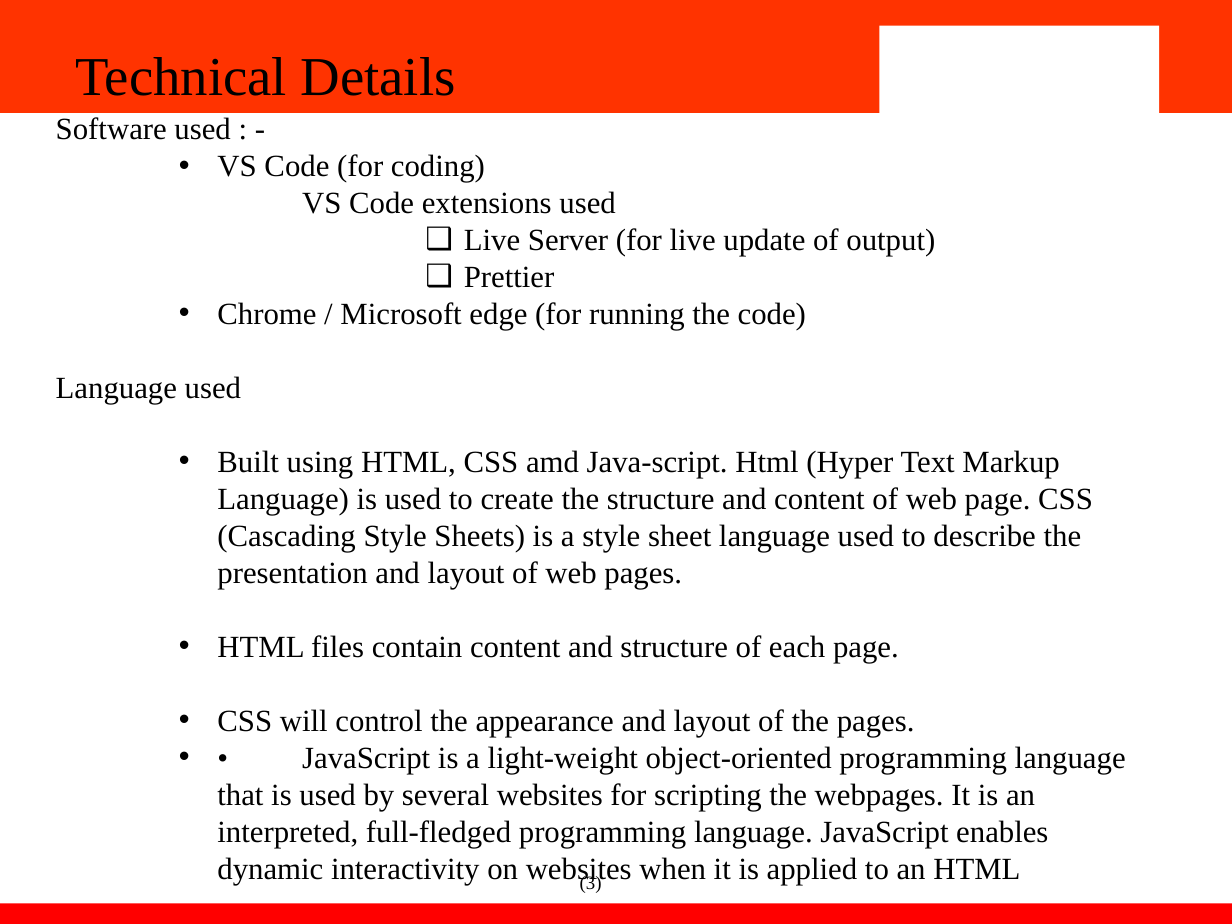
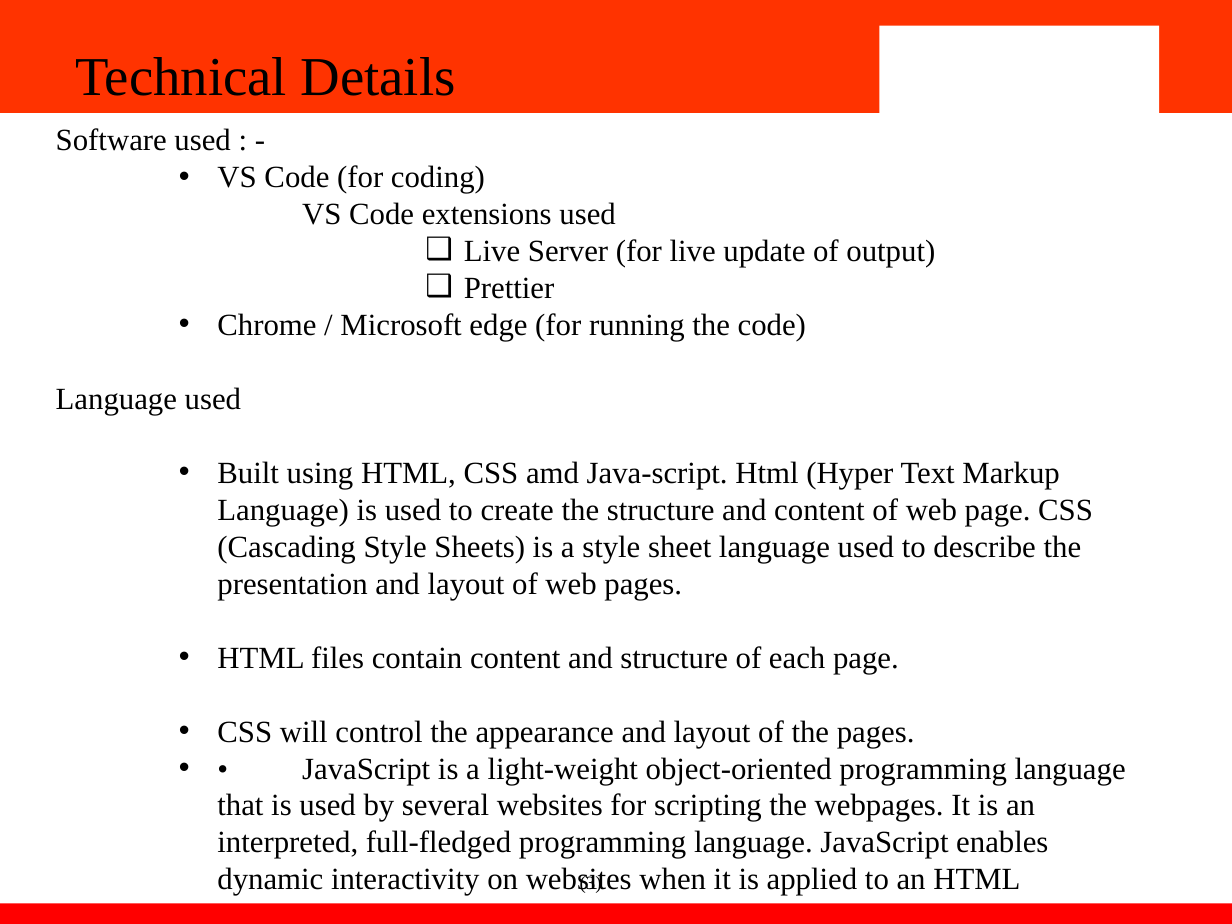
Before and after one commit to Ishaan1106/tribute-page, a slide deck: slide 5 of Fee presentation.pptx. Drawn at 1232x924 pixels with LibreOffice and Linux fonts; fonts in the diff are those of the drawing; background and template pictures are left out. Boxes give left, top, right and bottom in pixels: in the first picture for what was removed or moved away, otherwise in the second. Text is boxed around its words. In the diff, an @@ line names an element or a change of style, - is before the commit and + after.

```diff
--- a/Fee presentation.pptx
+++ b/Fee presentation.pptx
@@ text "Software used : -": place and size @@
-text "Software used : -" at bbox=[56, 117, 1126, 885]
+text "Software used : -" at bbox=[56, 128, 1126, 895]
```
Also in this commit, not shown: 3 other slides changed, 2 slides added, 2 other files.
